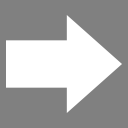
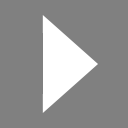
Layered file, before and after one edit (w=128, h=128). Changes by layer:
painted on "Shape 1", unmasked it over box(6, 15, 122, 113)
